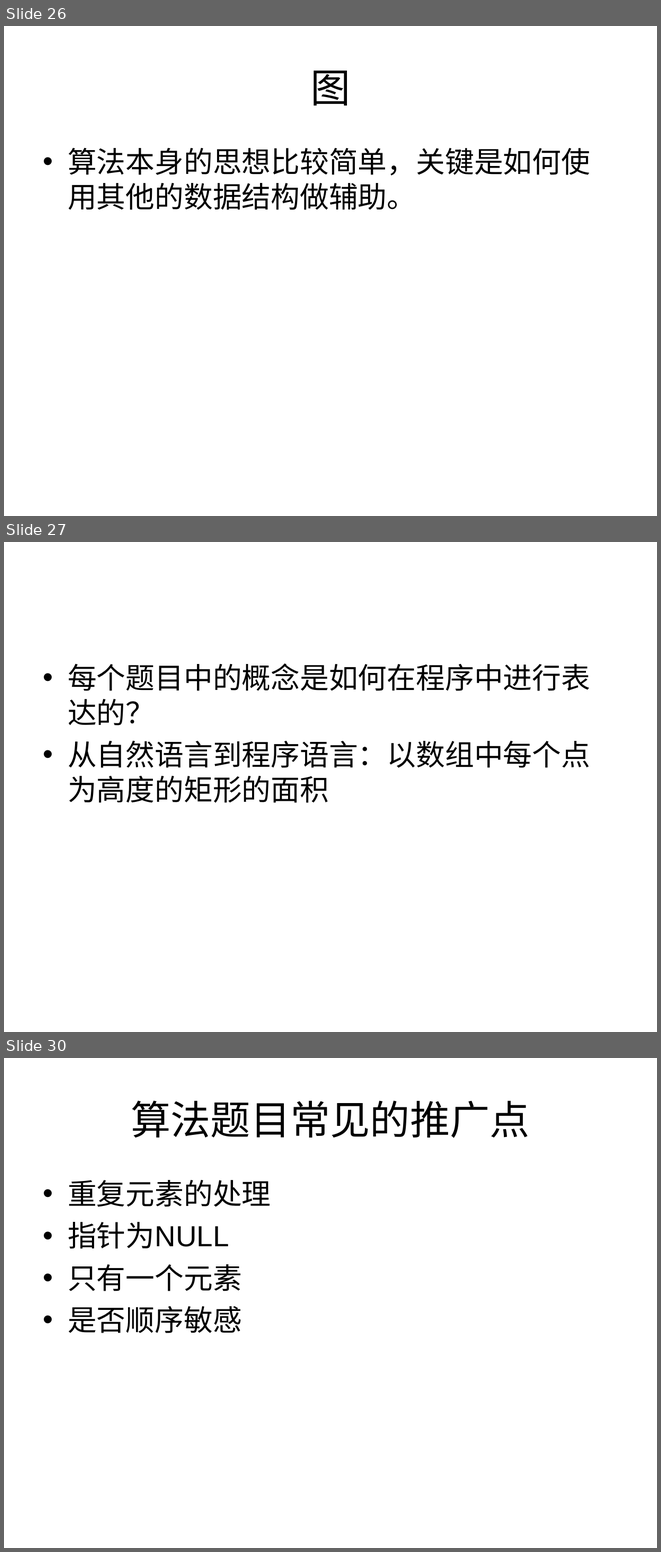
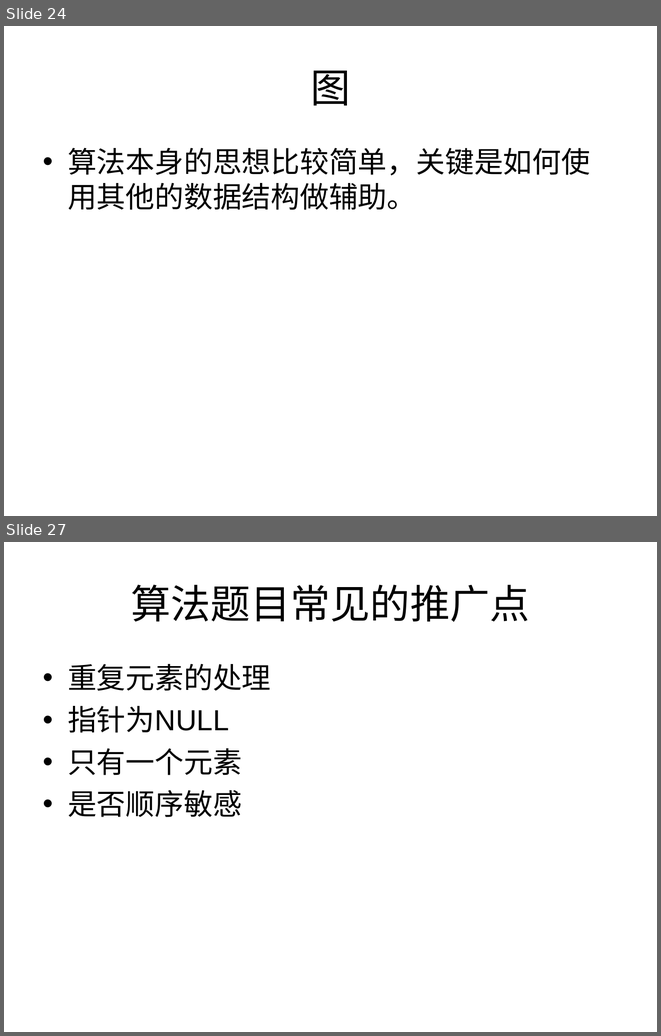
Before and after one commit to houjingbiao/leetcode, a slide deck: solutions/00conclusion.ppt. Shown one above the other, each under a label of ours: slides 26, 27 and 30 before the commit, slides 24 and 27 after it; the slides between them are not shown. The pictures are 661x1552 and 661x1036 pixels, drawn with LibreOffice and Linux fonts; fonts in the diff are those of the drawing. Boxes give left, top, right and bottom in pixels: in the first picture for what was removed or moved away, otherwise in the second. Text is boxed around its words. In the diff, an @@ line names an element or a change of style, - is before the commit and + after.

```diff
--- a/solutions/00conclusion.ppt
+++ b/solutions/00conclusion.ppt
@@ slide 27 removed at (4, 542, 657, 1032), background #FFFFFF @@
@@ text removed at (68, 663, 590, 803) @@
-• 每个题目中的概念是如何在程序中进行表达的？
-• 从自然语言到程序语言：以数组中每个点为高度的矩形的面积
@@ what was slide 26 is now slide 24 @@
@@ what was slide 30 is now slide 27 @@
```
Also in this commit, not shown: 4 slides changed, 2 slides added, 3 other slides removed.
